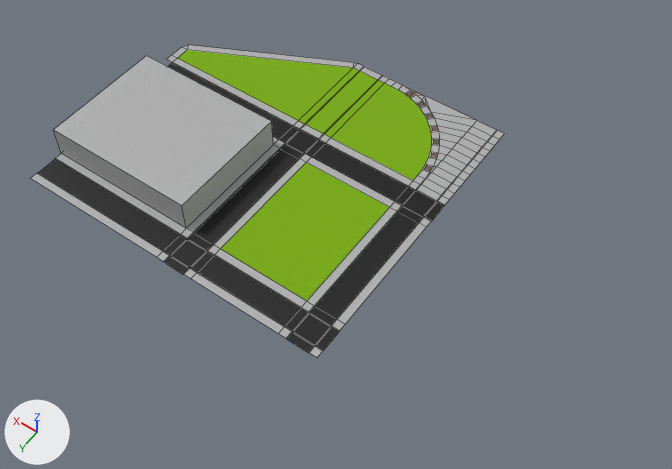
A saved change to the Blender file scenes/WIP.blend.
Both versions are drawn from a 50 mm lens placed at (-205.0, 258.0, 415.0), pointed at (-11.0, -13.0, -12.0). Arrows for +X, +Y and +Z are at lower left; the lights stay in place. The first picture is the older version. Mesh edges are drawn as thin lines.

Script lines for the objects in view, before the commit:
```python
me_plane = bpy.data.meshes.new('Plane')
me_plane.from_pydata(...)  # 361 vertices, 320 faces; spans x -55.0..160.0, y -130.0..65.0, z 0.0..20.0
# faces by material slot: [8, 259, 38, 7, 8]
me_plane.materials.append(mat_grass)
me_plane.materials.append(mat_concrete)
me_plane.materials.append(mat_asphalt)  # black #000000
me_plane.materials.append(mat_dirt)  # brown #71553d
me_plane.materials.append(mat_concretetile)  # picture img_concrete_tile_png
ob_plane = bpy.data.objects.new('Plane', me_plane)
ob_plane.location = (0.0, 0.0, 0.0)
```
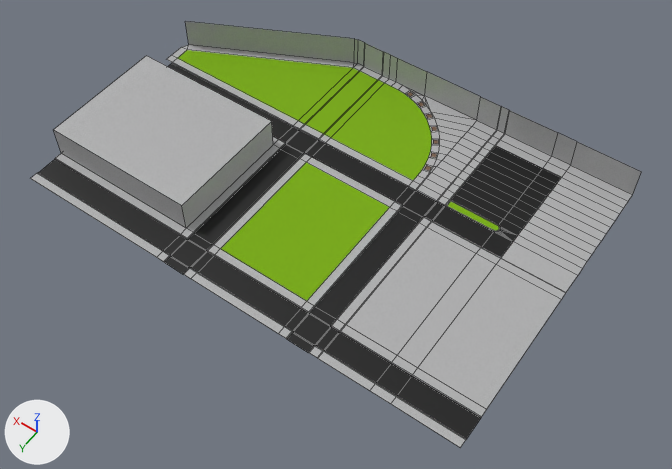
What differs and where, as boxes (x1, y1, x2, y2) in the pictures (672 x 469 px):
'Plane', reshaped (29% wider, 37% taller)
    before: (31, 45, 504, 357)
    after: (31, 21, 641, 448)
part 1 of me_plane, added
    after: (185, 21, 641, 448)

What the commit changed:
me_plane is used by ob_plane; location (0.0, 0.0, 0.0).
me_plane had 361 vertices, 320 faces and spanned x -55.0..160.0, y -130.0..65.0, z 0.0..20.0.
me_plane now has 533 vertices, 488 faces and spans x -140.0..160.0, y -130.0..65.0, z 0.0..21.0.
Part 1, on me_plane:
78 vertices are added at x -100.0..-56.0, y -130.0..65.0, z 0.0.
18 new vertices lie (-32.0, 0.0, 0.0) away from vertices in x -56.0, y -130.0..65.0, z 0.0.
18 new vertices lie (-12.0, 0.0, 0.0) away from vertices in x -88.0, y -130.0..65.0, z 0.0.
17 new vertices lie (0.0, 0.0, 20.0) away from vertices in x -100.0..157.0, y -130.0..-79.0, z 0.0..1.0.
15 new vertices lie (-40.0, 0.0, 0.0) away from vertices in x -100.0, y -130.0..65.0, z 0.0..20.0.
8 new vertices lie (-32.0, 0.0, 0.0) away from vertices in x -56.0, y -112.0..-71.0, z 0.0.
8 new vertices lie (-12.0, 0.0, 0.0) away from vertices in x -88.0, y -112.0..-71.0, z 0.0.
10 new vertices lie (-40.0, 0.0, 0.0) away from vertices in x -100.0, y -112.0..-60.0, z 0.0.
133 new faces join them, mat_concrete.
34 new faces join them, mat_asphalt (black #000000).
1 new face joins them, mat_grass.
